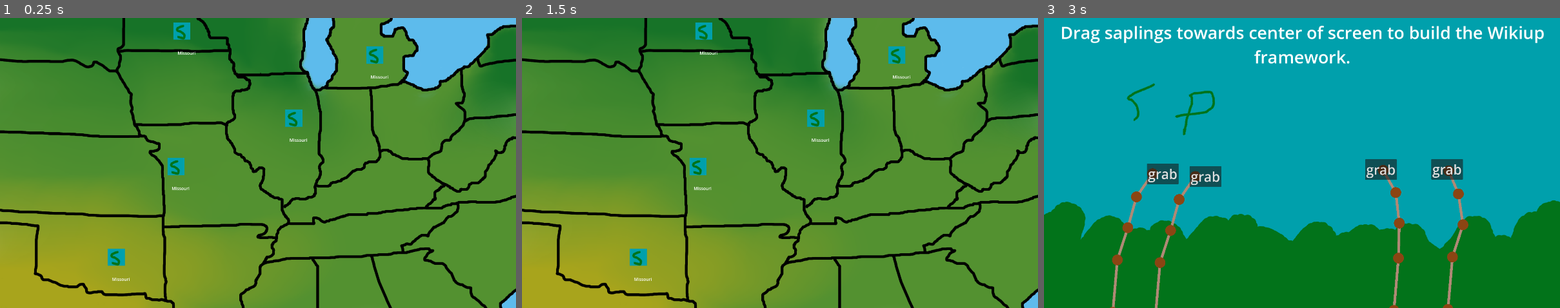
Above: before the commit, frames 1-3 (left to right).
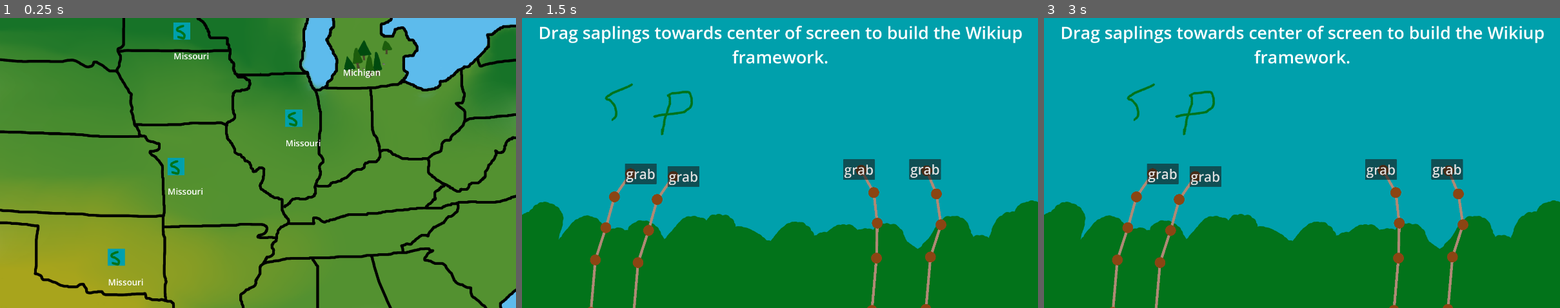
Above: after the commit, the same moments.

Repository: jadicodes/usitcc-hackathon-2025
Game: Godot game, scene res://game.tscn
The game is run twice, just before and just after one commit, with the same random seed, the same clock (stepped at 60 frames per second) and the same inputs. The engine's default icon, where the game draws it, is replaced by a stand-in: a white triangle on a blue panel in a dark square.
Inputs (mouse positions are in pixels of both pictures, inside the frame that each line leads up to):
- Up to frame 1 (0.25 s): no input
- Up to frame 2 (1.5 s): click "Missouri" at 0.5 s; click (640, 261) at 1.25 s, where only the run before the commit has a clickable "Missouri"
- Up to frame 3 (3 s): click (1425, 58) at 2 s, where only the run before the commit has a clickable "Missouri"; click (1224, 171) at 2.75 s, where only the run before the commit has a clickable "Missouri"

The runs differ from the first frame. In frame 1, 1.0% of the frame differs, in the area x 21-76%, y 7-93%; in frame 2, 99%, in the area x 0-100%, y 0-100%; in frame 3, nothing differs.

Commit message:
Add Michigan village

Diff:
--- a/project/map/map.gd
+++ b/project/map/map.gd
@@ -13,3 +13,15 @@
 
 func get_village(button):
 	return button.village
+
+
+func _on_village_button_3_pressed() -> void:
+	village_selected.emit($VillageButton3)
+
+
+func _on_village_button_4_pressed() -> void:
+	village_selected.emit($VillageButton4)
+
+
+func _on_village_button_5_pressed() -> void:
+	village_selected.emit($VillageButton5)
--- a/project/map/map.tscn
+++ b/project/map/map.tscn
@@ -1,9 +1,10 @@
-[gd_scene load_steps=5 format=3 uid="uid://ldhe0icymy6i"]
+[gd_scene load_steps=6 format=3 uid="uid://ldhe0icymy6i"]
 
 [ext_resource type="Script" uid="uid://cti65j72nqten" path="res://map/map.gd" id="1_hgrid"]
 [ext_resource type="PackedScene" uid="uid://r08qwxm16rsh" path="res://map/village_button.tscn" id="2_a0dt8"]
 [ext_resource type="Texture2D" uid="uid://dawmt1a8jykmu" path="res://map/map.png" id="2_lgq1i"]
 [ext_resource type="Resource" uid="uid://df50dxj18nh4s" path="res://villages/missouri.tres" id="3_4hjbm"]
+[ext_resource type="Resource" uid="uid://dcp0v67kvysfq" path="res://villages/michigan.tres" id="5_kffv2"]
 
 [node name="Map" type="Control"]
 layout_mode = 3
@@ -54,11 +55,14 @@
 
 [node name="VillageButton5" parent="." instance=ExtResource("2_a0dt8")]
 layout_mode = 0
-offset_left = 1363.0
-offset_top = 106.0
-offset_right = 1463.0
-offset_bottom = 206.0
-village = ExtResource("3_4hjbm")
+offset_left = 1275.0
+offset_top = 78.0
+offset_right = 1375.0
+offset_bottom = 178.0
+village = ExtResource("5_kffv2")
 
 [connection signal="pressed" from="VillageButton" to="." method="_on_village_button_pressed"]
 [connection signal="pressed" from="VillageButton2" to="." method="_on_village_button_2_pressed"]
+[connection signal="pressed" from="VillageButton3" to="." method="_on_village_button_3_pressed"]
+[connection signal="pressed" from="VillageButton4" to="." method="_on_village_button_4_pressed"]
+[connection signal="pressed" from="VillageButton5" to="." method="_on_village_button_5_pressed"]
--- a/project/map/village_button.tscn
+++ b/project/map/village_button.tscn
@@ -16,5 +16,6 @@
 offset_top = 102.0
 offset_right = 99.0
 offset_bottom = 125.0
+theme_override_font_sizes/font_size = 32
 text = "Placeholder"
 horizontal_alignment = 1
--- /dev/null
+++ b/project/villages/michigan.tres
@@ -0,0 +1,10 @@
+[gd_resource type="Resource" script_class="Village" load_steps=3 format=3 uid="uid://dcp0v67kvysfq"]
+
+[ext_resource type="Texture2D" uid="uid://cplufptuhvvrr" path="res://villages/michigan_button.png" id="1_adced"]
+[ext_resource type="Script" uid="uid://dunnhnu5jvnm6" path="res://villages/village.gd" id="1_gx033"]
+
+[resource]
+script = ExtResource("1_gx033")
+village_name = "Michigan"
+button_texture = ExtResource("1_adced")
+metadata/_custom_type_script = "uid://dunnhnu5jvnm6"
Binary file added: project/villages/michigan_button.png
Not shown, added: project/villages/michigan_button.png.import
